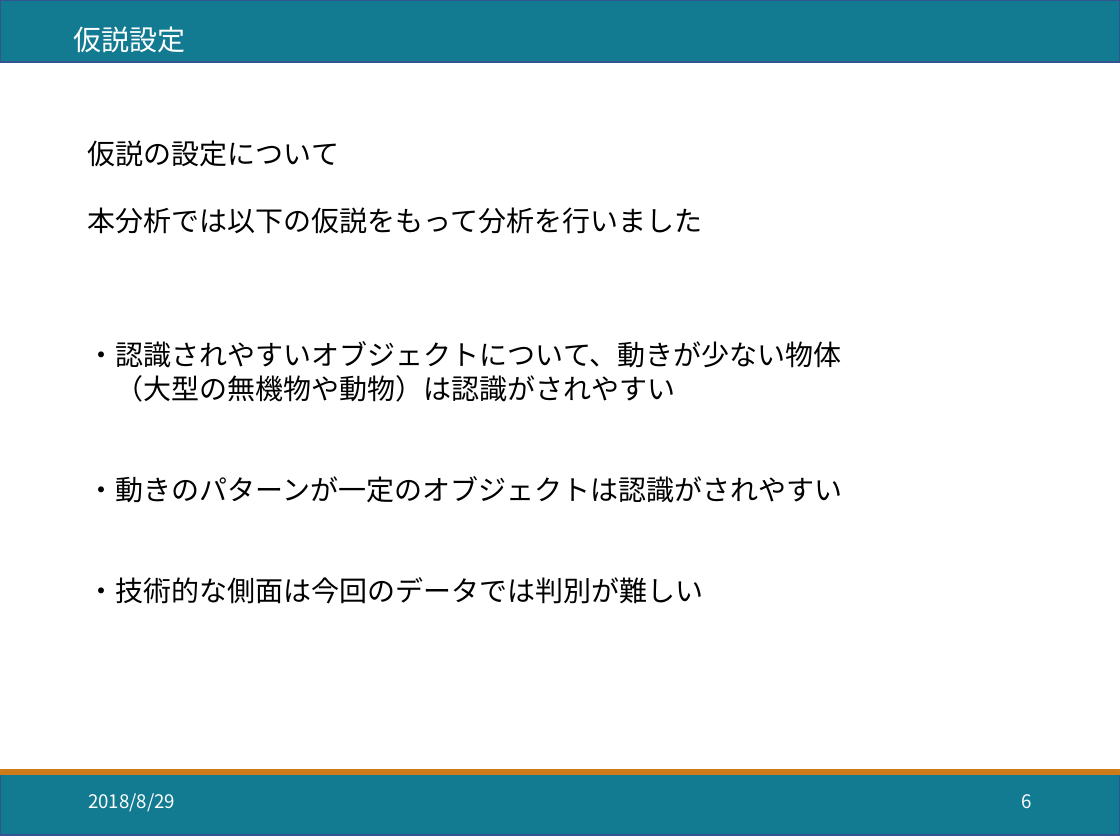
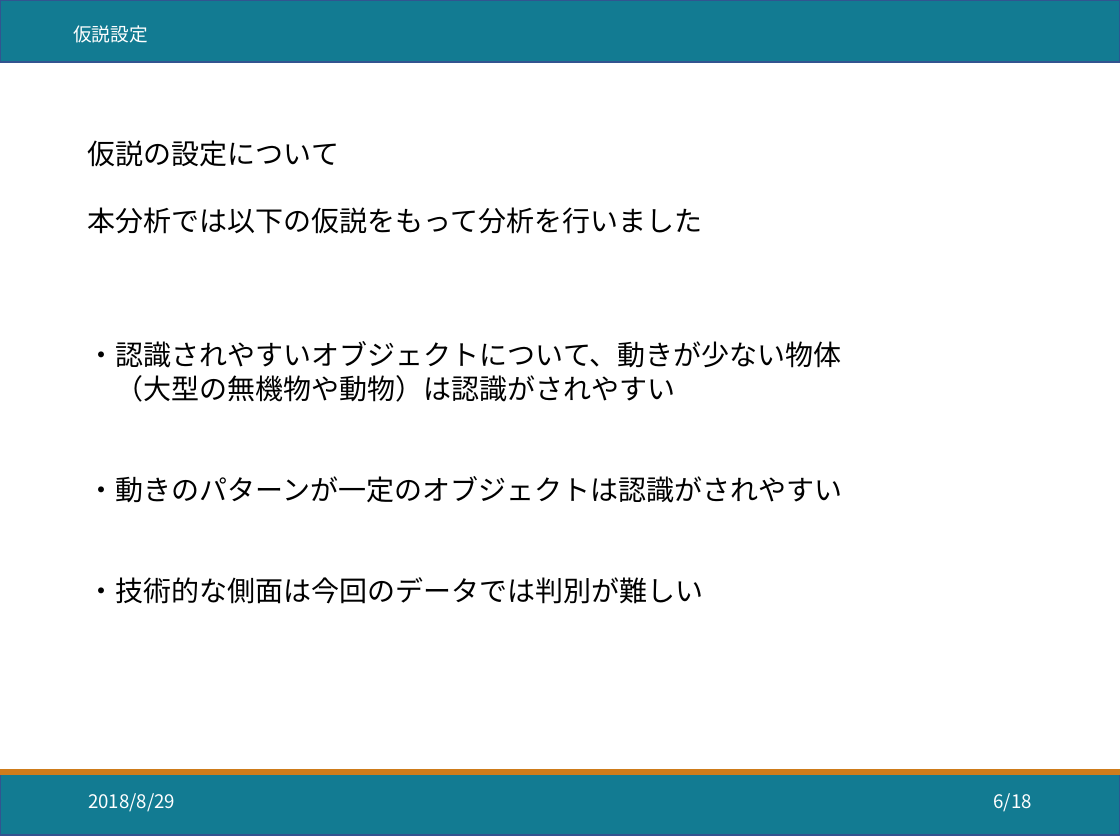
Before and after one commit to chikarahirai/file_upl0ader, a slide deck: slide 6 of 分析自習_v0,1.pptx. Drawn at 1120x840 pixels with LibreOffice and Linux fonts; fonts in the diff are those of the drawing. Boxes give left, top, right and bottom in pixels: in the first picture for what was removed or moved away, otherwise in the second. Text is boxed around its words. In the diff, an @@ line names an element or a change of style, - is before the commit and + after.

```diff
--- a/分析自習_v0,1.pptx
+++ b/分析自習_v0,1.pptx
@@ text "仮説設定" at [73, 25, 148, 43]: size 18 to 12 pt @@
@@ page number at [993, 793, 1031, 812]: text changed @@
-6
+6/18
```
Also in this commit, not shown: 11 other slides changed, 1 slide added, 1 other file.
